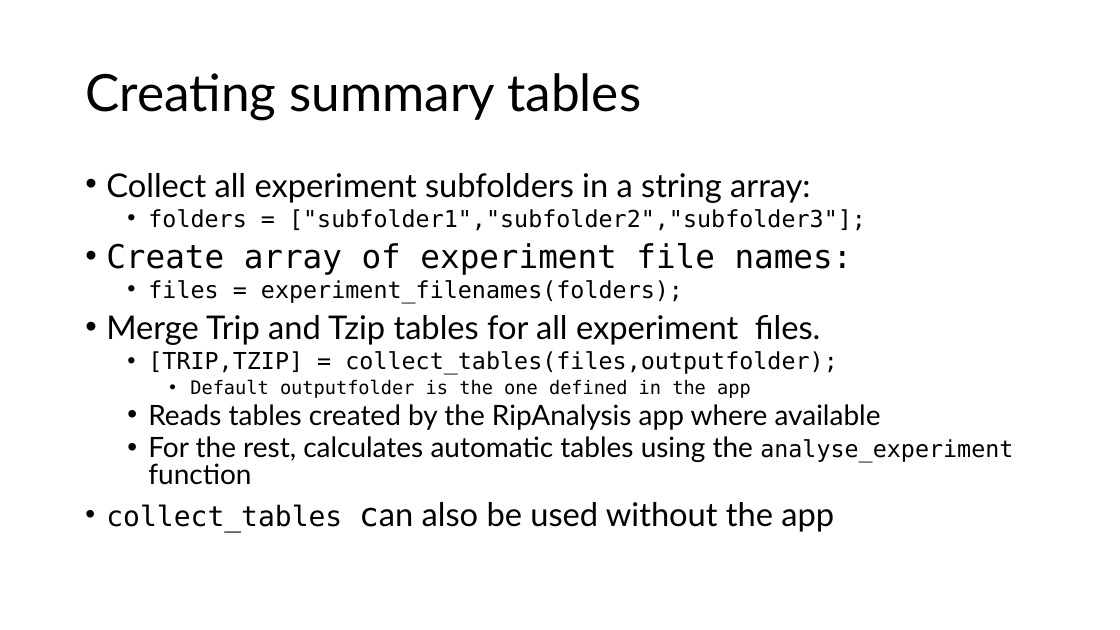
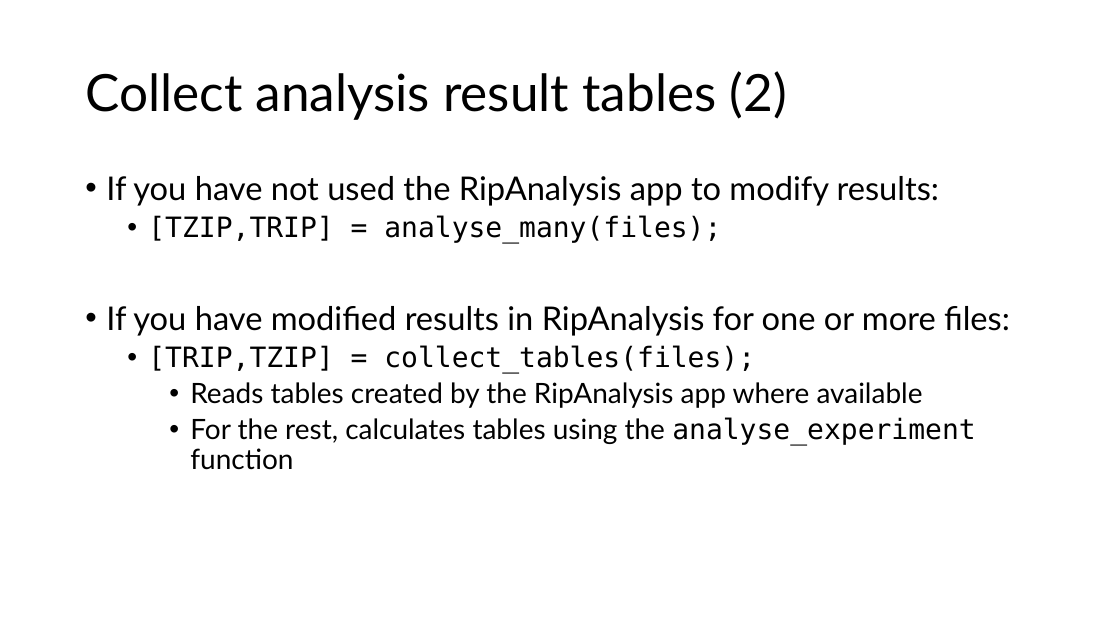
Before and after one commit to are-mj/OpticalTweezers, a slide deck: slide 18 of Summer school 2024/Fitting models to experiment.pptx. Drawn at 1120x630 pixels with LibreOffice and Linux fonts; fonts in the diff are those of the drawing. Boxes give left, top, right and bottom in pixels: in the first picture for what was removed or moved away, otherwise in the second. Text is boxed around its words. In the diff, an @@ line names an element or a change of style, - is before the commit and + after.

```diff
--- a/Summer school 2024/Fitting models to experiment.pptx
+++ b/Summer school 2024/Fitting models to experiment.pptx
@@ title at [85,71,787,120]: text changed @@
-Creating summary tables
+Collect analysis result tables (2)
@@ text at [106,176,1010,373]: text changed; size 20 to 28 pt; font DejaVu Sans Mono to Lato @@
-• Collect all experiment subfolders in a string array:
-  • folders = ["subfolder1","subfolder2","subfolder3"];
-• Create array of experiment file names:
-  • files = experiment_filenames(folders);
-• Merge Trip and Tzip tables for all experiment files.
-  • [TRIP,TZIP] = collect_tables(files,outputfolder);
-    • Default outputfolder is the one defined in the app
+• If you have not used the RipAnalysis app to modify results:
+  • [TZIP,TRIP] = analyse_many(files);
+• If you have modified results in RipAnalysis for one or more files:
+  • [TRIP,TZIP] = collect_tables(files);
@@ text at [190,382,923,408]: list level 2 to 3 in "Reads tables created by the ..."; line spacing 0.8 to 0.9 @@
@@ text at [190,417,975,470]: text changed @@
-  • For the rest, calculates automatic tables using the analyse_experiment function
-• collect_tables can also be used without the app
+    • For the rest, calculates tables using the analyse_experiment function
```
Also in this commit, not shown: 8 other slides changed, 3 slides added, 2 slides removed.
